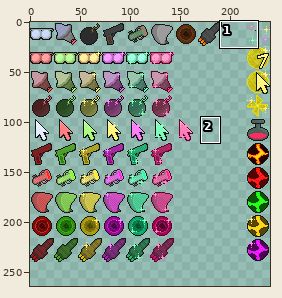
Two versions of one sprite sheet, SMS_upgSheet.png. Above: a wide view before the commit, with the close-up outlined.
Close-up. The starting point:
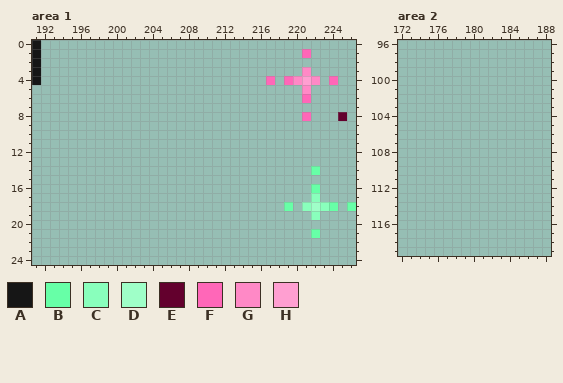
The file is 480x480 pixels, drawn in blocks of 2x2; one block is one cell here. Colours within 5 levels of each other are drawn and written as one. Shown: area 1: x 191..226, y 0..24; area 2: x 172..188, y 96..119. The old version is drawn lined up with the new one, on the new canvas. The commit also changed other parts of the picture, which this record leaves out.
Palette (. is transparent): A #161616  B #67ffa7  C #89ffbc  D #9fffc8  E #63002d  F #ff67b8  G #ff89c6  H #ff9fd1
Pixels before, area 1, first column x 191:
 0 A...................................
 1 A.............................F.....
 2 A...................................
 3 A.............................G.....
 4 A.........................F.FGHG.F..
 5 ..............................G.....
 6 ..............................F.....
 7 ....................................
 8 ..............................F...E.
 9 ....................................
10 ....................................
11 ....................................
12 ....................................
13 ....................................
14 ...............................B....
15 ....................................
16 ...............................B....
17 ...............................C....
18 ............................B.CDCB.B
19 ...............................C....
20 ....................................
21 ...............................B....
New version:
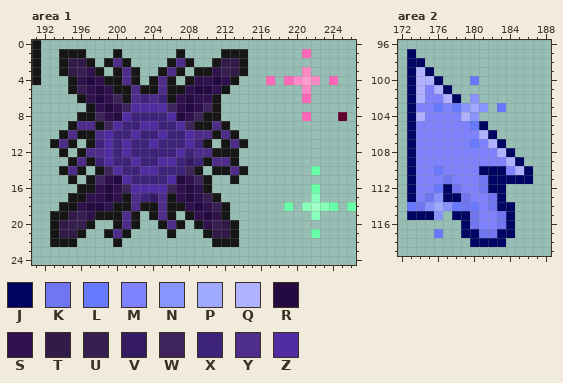
Colours new in this view: J #000463  K #7075f2  L #6779ff  M #7e82ff  N #8995ff  P #9fa9ff  Q #b1b2ff  R #250a41  S #2f114e  T #321b49  U #381f52  V #341a63  W #3f235b  X #341175e5  Y #4e2c8a  Z #4a1ca0e5
Change:
canvas 240x240 -> 240x264
Changed rows in their new state; - is an unchanged pixel.
Area 1:
first column x 193:
 1 -AAA---A------A----AAA
 2 -ATTA-AYA----AYA--ATTA
 3 -ATUSA-AYA--AYA-AASUTA
 4 --ASRSAAYA-AYA-ASSRSA-
 5 --AUSRSAAYAAYAASRRSA--
 6 ---ASRSWAYXYXASRSSA---
 7 ----ASRSWZZZZWSRSWA---
 8 ---AAWSRZXXXXZRSWAA---
 9 --AYYAWZXXZZXXZWAAYA--
10 -AYAAYZXXZXXZXXZYYAYA-
11 AYA-AXZXZXXZXXXZXA-AYA
12 -A-AYYZXZXXXXXZXYYAAA-
13 --AYAXZXXZXXZZXVXAYYA-
14 -AYA-AWZXXZZXXXWA-AAYA
15 --A-AWSRZXXXXZRSWA--A-
16 ---AASRSWZZZZWSRSA----
17 --AASSRSAYXVYASRSUA---
18 -AASRRSAAYAAYAASRSUA--
19 AATUSAAAYA-AYA-ASRSA--
20 ATUUA--AYA--AYA-ASUTA-
21 ATTA--AYA----A---ATTA-
22 AAA----A----------AAA-
Area 2:
first column x 173:
 97 J-------------
 98 JJ------------
 99 JQJ-----------
100 JQQJ---L------
101 JQMQJ---------
102 JQMMQJ-N------
103 JMMLMLNPN-L---
104 JQMMMMQN------
105 JMMMMMMLJ-----
106 JMMMMMMMQJ----
107 JMMMMMMLMQJ---
108 JMMMMMMMMMQJ--
109 JMMMMMMMMMMQJ-
110 JMMLMMMMJJJMQJ
111 JMMMKMMMKJJJJJ
112 JMMLJKMMKJJ---
113 JMKNJJKMMKJ---
114 LKNPNLKLMKJJ--
115 JJJN-JJKMMKJ--
116 ------JKMMKJ--
117 ---L--JJKKJJ--
118 -------JJJJ---
Boxes around the changes in both close-ups, in picture pixels (x1, y1, x2, y2):
added: (50, 49, 248, 247)
added: (407, 49, 533, 247)
